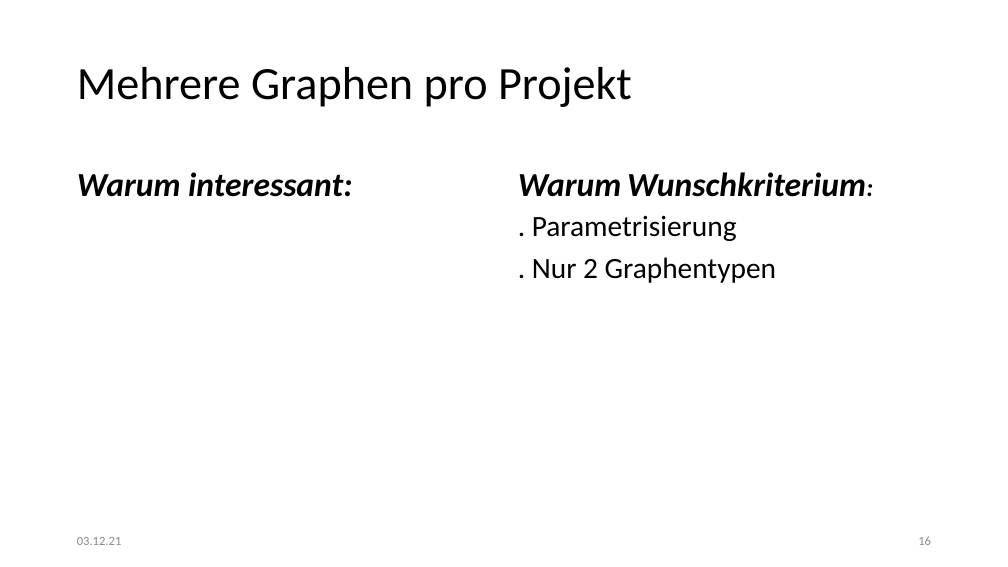
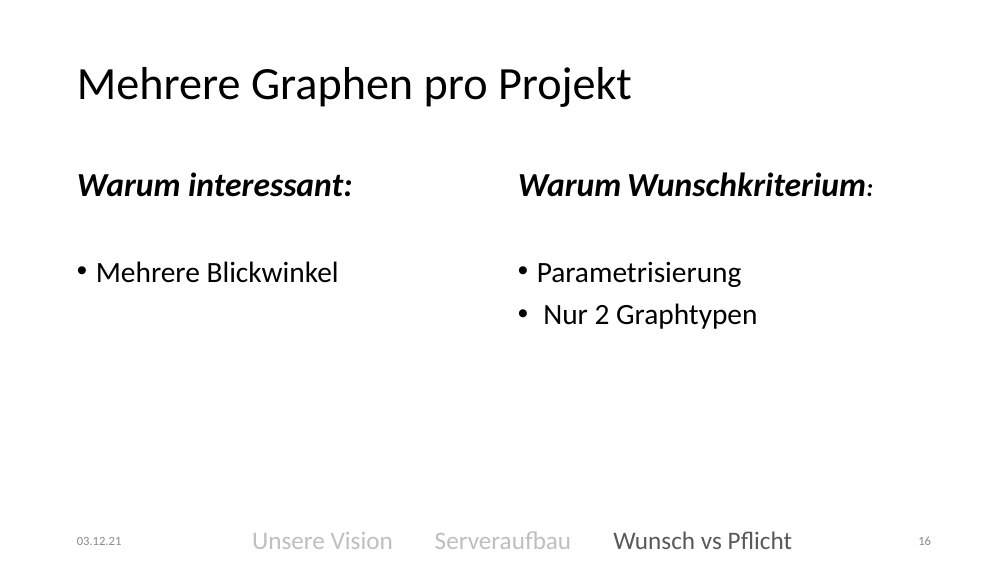
Before and after one commit to kittyahy/PSEAppGruppe2, a slide deck: slide 16 of Praesentationen/01-Definitionsphase/Präsentation.pptx. Drawn at 1008x567 pixels with LibreOffice and Linux fonts; fonts in the diff are those of the drawing. Boxes give left, top, right and bottom in pixels: in the first picture for what was removed or moved away, otherwise in the second. Text is boxed around its words. In the diff, an @@ line names an element or a change of style, - is before the commit and + after.

```diff
--- a/Praesentationen/01-Definitionsphase/Präsentation.pptx
+++ b/Praesentationen/01-Definitionsphase/Präsentation.pptx
@@ text added at box(96, 261, 339, 283), 28 pt, text #000000 @@
+• Mehrere Blickwinkel
@@ text at box(537, 261, 757, 329): text changed @@
-. Parametrisierung
-. Nur 2 Graphentypen
+• Parametrisierung
+• Nur 2 Graphtypen
@@ text added at box(252, 532, 393, 549), 24 pt, text #BFBFBF @@
+Unsere Vision
@@ text added at box(435, 531, 571, 549), 24 pt, text #BFBFBF @@
+Serveraufbau
@@ text added at box(613, 531, 792, 549), 24 pt, text #595959 @@
+Wunsch vs Pflicht
```
Also in this commit, not shown: 16 other slides changed.
